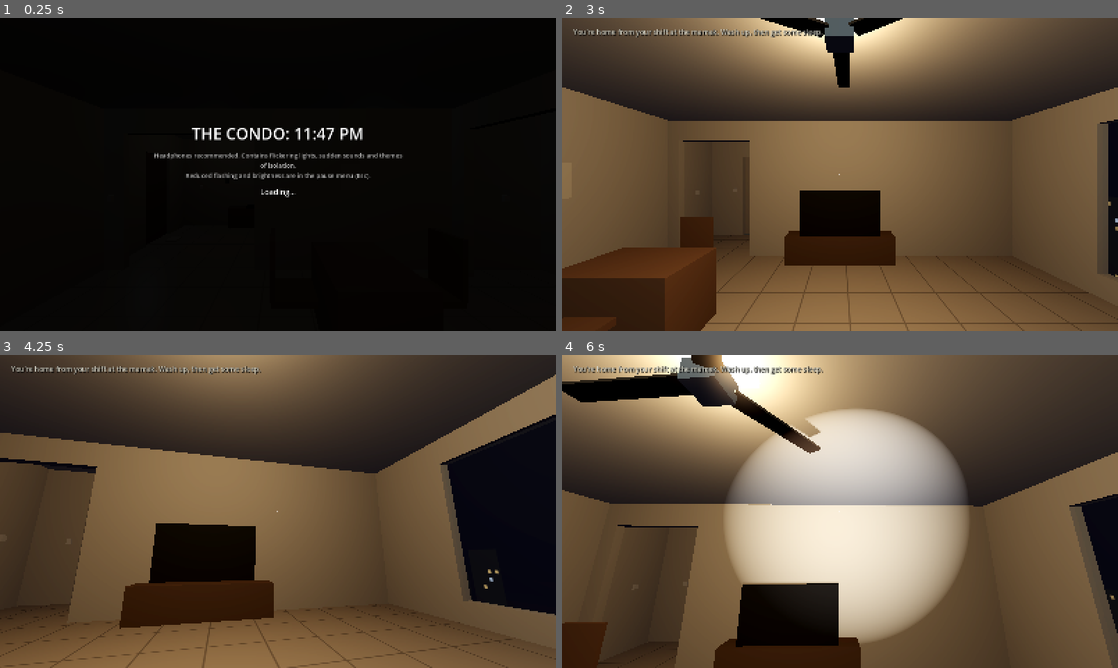
Above: before the commit, frames 1-4 (two rows, left to right).
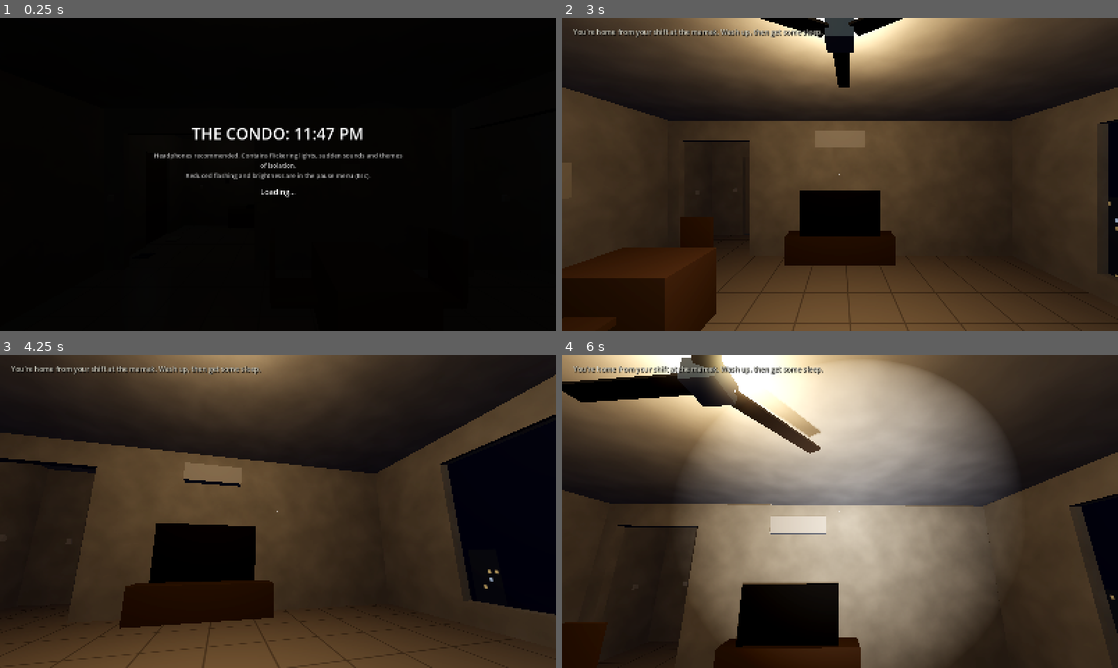
Above: after the commit, the same moments.

Repository: chengboonrong/the-condo
Game: Godot game, scene res://scenes/main.tscn
Two runs of this game, one before a commit and one after it. Both use one fixed random seed, a clock stepped at 60 frames per second and the inputs below.
Inputs (mouse positions are in pixels of both pictures, inside the frame that each line leads up to):
- Up to frame 1 (0.25 s): no input
- Up to frame 2 (3 s): tap Enter at 0.5, 2, 2.75 s; move the mouse to (962, 158) at 0.52 s; hold D (move_right) 0.53-1.28 s; hold C (crouch) 0.53-1.28 s; click (962, 158) at 0.67 s; tap Space at 1.25 s; move the mouse to (728, 190) at 1.27 s; hold S (move_back) 1.28-2.03 s; tap F (flashlight) at 1.35 s; move the mouse to (895, 105) at 2.02 s; hold D (move_right) 2.03-2.78 s; hold E (interact) 2.03-2.78 s; move the mouse to (812, 237) at 2.77 s; hold W (move_forward) from 2.78 s (still down); tap Shift (sprint) at 2.85 s; click (812, 237) at 2.92 s
- Up to frame 3 (4.25 s): keep holding W (move_forward); move the mouse to (316, 514) at 3.52 s; hold C (crouch) from 3.53 s (still down)
- Up to frame 4 (6 s): move the mouse to (795, 508) at 4.27 s; release C (crouch) at 4.28 s; tap F (flashlight) at 4.35 s; move the mouse to (845, 511) at 5.02 s; hold E (interact) 5.03-5.78 s; click (845, 511) at 5.17 s; move the mouse to (817, 505) at 5.77 s; release W (move_forward) at 5.78 s; hold D (move_right) from 5.78 s (still down); tap Shift (sprint) at 5.85 s

The runs differ from the first frame. In frame 2, 59% of the frame differs, in the area x 0-100%, y 0-100%; in frame 3, 54%; in frame 4, 56%.

Commit message:
polish: night lighting, plaster walls, local props, audio levels
Lighting: ceiling lights fall off faster so rooms have pools of light and
dark corners; ambient a little lower. The phone light was a flat, clipped
disc: wider, dimmer, with a soft edge (spot_angle_attenuation 3; higher is
softer in Godot 4).

Environment: a faint plaster mottle on walls and ceilings (one shared 128 px
texture, no extra draw calls); an aircon above the TV, a rug, selipar by the
door, a rice cooker and kettle, the bathroom pail and gayung.

Audio: measured every sound's loudest 100 ms plus its play volume. Opening a
door was the loudest sound in the game (-6.9 dB), above the stinger and the
slam; it now plays 11 dB lower and the stinger 2 dB higher. Levels table in
docs/architecture.md.

tools/screenshots.gd waits for the shader warm-up (it was capturing the
warm-up camera). Performance re-measured after the pass: 335-339 fps
uncapped on the M1 Max (was 367-396), no frame over 25 ms; web unchanged.

Co-Authored-By: Claude Opus 5.5 <noreply@anthropic.com>

Diff:
--- a/scenes/player/player.tscn
+++ b/scenes/player/player.tscn
@@ -30,10 +30,11 @@
 [node name="PhoneLight" type="SpotLight3D" parent="Head/Camera3D"]
 transform = Transform3D(1, 0, 0, 0, 1, 0, 0, 0, 1, 0.12, -0.15, 0)
 light_color = Color(0.92, 0.95, 1, 1)
-light_energy = 2.2
+light_energy = 2.0
 shadow_enabled = true
 spot_range = 11.0
-spot_angle = 30.0
+spot_angle = 40.0
+spot_angle_attenuation = 3.0
 spot_attenuation = 1.2
 
 [node name="InteractionSystem" type="RayCast3D" parent="Head/Camera3D"]
--- a/scripts/main.gd
+++ b/scripts/main.gd
@@ -13,6 +13,7 @@
 var pause: PauseMenu
 var silhouette: Silhouette
 var ready_msec := 0  # engine start to the condo built, for the perf report
+var loaded := false  # the shader warm-up is done and the player's camera is back (tools wait for this)
 var _had_capture := false
 var _automated := false
 
@@ -52,6 +53,7 @@
 func _finish_loading() -> void:
 	if DisplayServer.get_name() != "headless":  # nothing is drawn headless (tests), so nothing to compile
 		await _compile_shaders()
+	loaded = true
 	hud.allow_start()
 	if has_flag("smoke"):
 		_smoke()
--- a/scripts/world/apartment_builder.gd
+++ b/scripts/world/apartment_builder.gd
@@ -25,6 +25,10 @@
 	[Vector3(3.45, 0.45, 5.2), Vector3(0.42, 0.06, 0.42), Color(0.45, 0.32, 0.22), {&"living_chair": &"turned"}],
 	[Vector3(3.65, 0.75, 5.2), Vector3(0.05, 0.55, 0.42), Color(0.45, 0.32, 0.22), {&"living_chair": &"turned"}],
 	[Vector3(9.55, 0.45, 9.5), Vector3(0.4, 0.9, 0.4), Color(0.2, 0.35, 0.2)],
+	[Vector3(6.5, 2.3, 4.14), Vector3(0.95, 0.3, 0.2), Color(0.9, 0.9, 0.88)],  # aircon above the TV
+	[Vector3(6.5, 0.005, 7.5), Vector3(2.4, 0.01, 1.6), Color(0.33, 0.14, 0.12)],  # rug
+	[Vector3(2.45, 0.015, 9.6), Vector3(0.1, 0.03, 0.26), Color(0.2, 0.3, 0.6)],  # selipar by the door
+	[Vector3(2.6, 0.015, 9.62), Vector3(0.1, 0.03, 0.26), Color(0.2, 0.3, 0.6)],
 	# Entrance: shoes on the rack, or lined up facing the hallway
 	[Vector3(0.22, 0.64, 7.8), Vector3(0.12, 0.08, 0.28), Color(0.1, 0.1, 0.1), {&"entrance_shoes": &"default"}],
 	[Vector3(0.36, 0.64, 7.8), Vector3(0.12, 0.08, 0.28), Color(0.1, 0.1, 0.1), {&"entrance_shoes": &"default"}],
@@ -36,6 +40,8 @@
 	[Vector3(0.22, 2.0, 4.9), Vector3(0.35, 0.7, 3.0), Color(0.62, 0.57, 0.5)],
 	[Vector3(0.35, 0.92, 5.6), Vector3(0.5, 0.04, 0.5), Color(0.12, 0.12, 0.12)],
 	[Vector3(0.35, 0.91, 4.2), Vector3(0.45, 0.03, 0.5), Color(0.7, 0.72, 0.74)],
+	[Vector3(0.35, 1.03, 3.7), Vector3(0.28, 0.26, 0.28), Color(0.92, 0.9, 0.85)],  # rice cooker
+	[Vector3(0.35, 1.04, 5.6), Vector3(0.2, 0.22, 0.2), Color(0.66, 0.66, 0.68)],  # kettle on the stove
 	# Bathroom
 	[Vector3(3.3, 0.85, 1.0), Vector3(0.42, 0.12, 0.5), Color(0.92, 0.92, 0.9)],
 	[Vector3(3.3, 0.4, 1.0), Vector3(0.15, 0.8, 0.15), Color(0.9, 0.9, 0.88)],
@@ -43,6 +49,8 @@
 	[Vector3(5.38, 0.6, 0.4), Vector3(0.2, 0.4, 0.5), Color(0.93, 0.93, 0.92)],
 	[Vector3(3.6, 1.0, -0.6), Vector3(1.0, 2.0, 0.02), Color(0.7, 0.85, 0.9, 0.25)],
 	[Vector3(3.2, 2.0, -1.5), Vector3(0.22, 0.45, 0.3), Color(0.95, 0.95, 0.95)],
+	[Vector3(5.2, 0.17, 1.25), Vector3(0.3, 0.34, 0.3), Color(0.72, 0.14, 0.12)],  # pail
+	[Vector3(5.2, 0.38, 1.25), Vector3(0.14, 0.08, 0.14), Color(0.2, 0.45, 0.75)],  # gayung
 	[Vector3(3.22, 0.96, 1.0), Vector3(0.02, 0.1, 0.02), Color(0.6, 0.8, 1.0, 0.6), {&"bathroom_tap": &"running"}],
 	# Bedroom
 	[Vector3(8.95, 0.25, 0.2), Vector3(1.8, 0.5, 2.0), Color(0.55, 0.5, 0.45)],
@@ -117,6 +125,7 @@
 var _gated: Array = []  # [Node3D, requires]
 var _materials: Dictionary = {}
 var _fan: Node3D
+var _plaster_tex: ImageTexture
 
 
 func _ready() -> void:
@@ -178,6 +187,34 @@
 		m.emission_enabled = true
 		m.emission = color
 		m.emission_energy_multiplier = emission
+	_materials[key] = m
+	return m
+
+
+## Painted plaster: a faint mottle so walls and ceilings aren't flat colour. One shared 128 px texture.
+func _plaster(color: Color) -> StandardMaterial3D:
+	var key := "plaster/%s" % color.to_html()
+	if _materials.has(key):
+		return _materials[key]
+	if _plaster_tex == null:
+		var noise := FastNoiseLite.new()
+		noise.seed = 1207
+		noise.frequency = 0.03
+		var img := noise.get_seamless_image(128, 128)
+		img.convert(Image.FORMAT_L8)
+		var px := img.get_data()
+		for i in px.size():
+			px[i] = 222 + px[i] * 33 / 255  # 87–100 % brightness
+		img = Image.create_from_data(128, 128, false, Image.FORMAT_L8, px)
+		img.generate_mipmaps()
+		_plaster_tex = ImageTexture.create_from_image(img)
+	var m := StandardMaterial3D.new()
+	m.albedo_color = color
+	m.albedo_texture = _plaster_tex
+	m.uv1_triplanar = true
+	m.uv1_world_triplanar = true
+	m.uv1_scale = Vector3.ONE * 0.4  # one tile every 2.5 m
+	m.roughness = 0.9
 	_materials[key] = m
 	return m
 
@@ -258,7 +295,7 @@
 		for r: Rect2 in s[0]:
 			var c := r.get_center()
 			_box(holder, Vector3(c.x, -0.05, c.y), Vector3(r.size.x + 0.15, 0.1, r.size.y + 0.15), Color.WHITE, true, floor_mat)
-			_box(holder, Vector3(c.x, ApartmentLayout.CEILING + 0.05, c.y), Vector3(r.size.x + 0.15, 0.1, r.size.y + 0.15), CEILING_COLOR)
+			_box(holder, Vector3(c.x, ApartmentLayout.CEILING + 0.05, c.y), Vector3(r.size.x + 0.15, 0.1, r.size.y + 0.15), CEILING_COLOR, true, _plaster(CEILING_COLOR))
 
 
 func _build_wall(w: Dictionary) -> void:
@@ -297,7 +334,7 @@
 		var hh: float = p[3] - p[2]
 		var center := Vector3(along, y, w["at"]) if w["axis"] == "x" else Vector3(w["at"], y, along)
 		var size := Vector3(length, hh, t) if w["axis"] == "x" else Vector3(t, hh, length)
-		_box(holder, center, size, color)
+		_box(holder, center, size, color, true, _plaster(color))
 	if w.get("window", false):
 		for o: Array in openings:
 			var along: float = (o[0] + o[1]) * 0.5
@@ -349,7 +386,7 @@
 		light.position = pos
 		light.light_color = data["color"]
 		light.omni_range = data["range"]
-		light.omni_attenuation = 1.4
+		light.omni_attenuation = 2.0  # pools of light; corners fall into shadow
 		light.shadow_enabled = false  # omni shadows artifact and cost a lot in WebGL2; the phone light casts shadows
 		light.setup(room_id, data["energy"], fixture)
 		holder.add_child(light)
@@ -456,7 +493,7 @@
 	environment.background_color = Color(0.015, 0.018, 0.035)
 	environment.ambient_light_source = Environment.AMBIENT_SOURCE_COLOR
 	environment.ambient_light_color = Color(0.13, 0.13, 0.18)
-	environment.ambient_light_energy = 0.35
+	environment.ambient_light_energy = 0.28
 	environment.tonemap_mode = Environment.TONE_MAPPER_FILMIC
 	environment.fog_enabled = true
 	environment.fog_light_color = Color(0.03, 0.035, 0.06)
--- a/scripts/world/door.gd
+++ b/scripts/world/door.gd
@@ -45,7 +45,8 @@
 	var slam := source != &"player" and source != &"restore" and not open  # a restore closes quietly
 	_speed = SPEED * (2.5 if slam else 1.0)
 	var sound := &"door_slam" if slam else (&"door_open" if open else &"door_close")
-	EventBus.sound_requested.emit(sound, global_position + global_basis.x * 0.45 + Vector3.UP, 0.0)
+	# The player opens doors all the time; that must stay well under a slam (docs/architecture.md, Audio levels).
+	EventBus.sound_requested.emit(sound, global_position + global_basis.x * 0.45 + Vector3.UP, -11.0 if sound == &"door_open" else 0.0)
 
 
 func _physics_process(delta: float) -> void:
--- a/scripts/world/silhouette.gd
+++ b/scripts/world/silhouette.gd
@@ -81,7 +81,7 @@
 		_seen_for += delta
 	if _seen_for >= SEEN_AFTER or close:
 		_fading = true
-		EventBus.sound_requested.emit(&"stinger", head, -2.0)
+		EventBus.sound_requested.emit(&"stinger", head, 0.0)  # the loudest sound in the game
 		EventBus.silhouette_seen.emit(_anchor)
 	elif _left <= 0.0:
 		visible = false
--- a/tools/screenshots.gd
+++ b/tools/screenshots.gd
@@ -29,7 +29,8 @@
 	root.size = Vector2i(1280, 720)
 	var main: Node3D = load("res://scenes/main.tscn").instantiate()
 	root.add_child(main)
-	await process_frame
+	while not main.loaded:  # the shader warm-up moves its own camera around first
+		await process_frame
 	main.hud.visible = false
 	var world := root.get_node("WorldState")  # autoload names don't resolve in --script files
 	var player = main.player  # untyped: project class names can't be referenced from the startup script
Not shown, changed: docs/architecture.md
Not shown, changed: docs/performance.md
